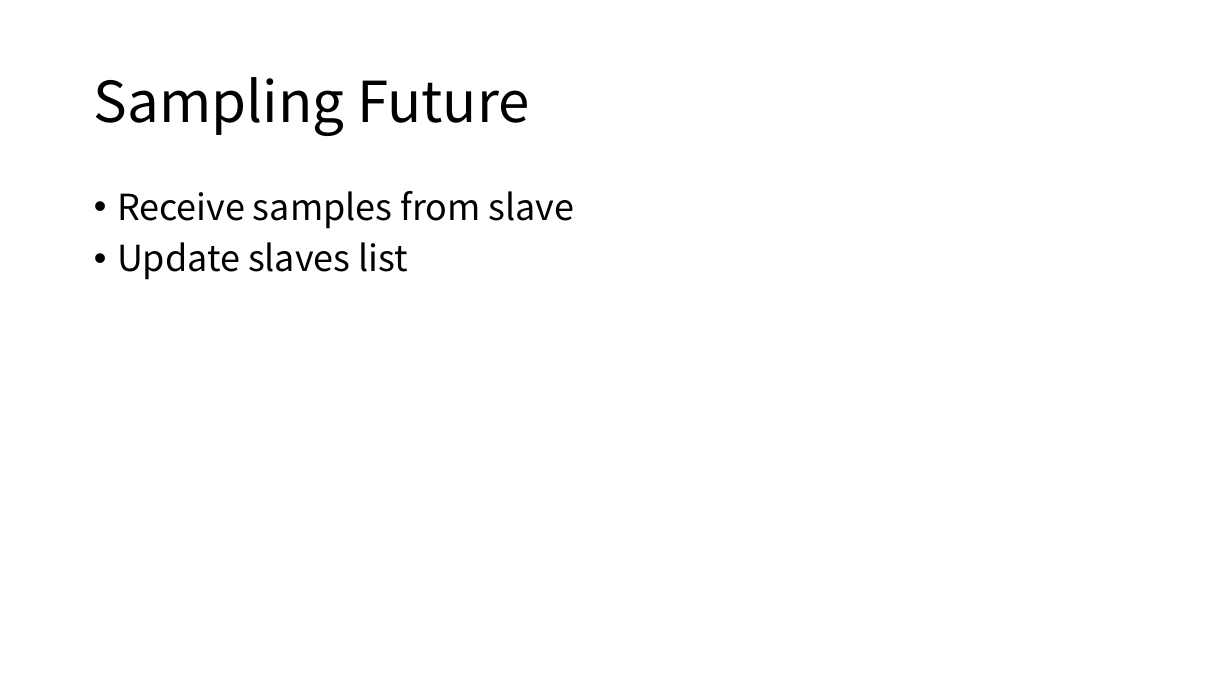
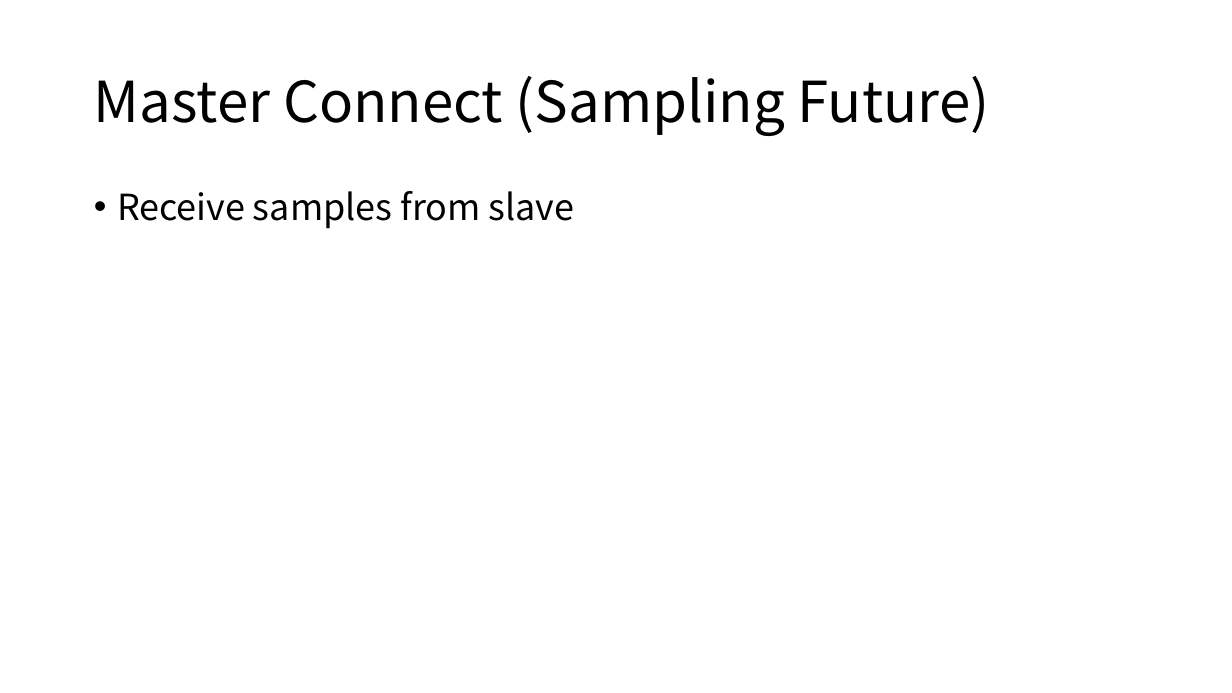
Before and after one commit to Eyebrowmoon/CS490, a slide deck: slide 13 of project.pptx. Drawn at 1232x693 pixels with LibreOffice and Linux fonts; fonts in the diff are those of the drawing. Boxes give left, top, right and bottom in pixels: in the first picture for what was removed or moved away, otherwise in the second. Text is boxed around its words. In the diff, an @@ line names an element or a change of style, - is before the commit and + after.

```diff
--- a/project.pptx
+++ b/project.pptx
@@ title at [94, 76, 990, 136]: text changed @@
-Sampling Future
+Master Connect (Sampling Future)
@@ text at [117, 242, 409, 280]: paragraph removed @@
-• Update slaves list
```
Also in this commit, not shown: 9 other slides changed, 5 slides added, 2 slides removed.
